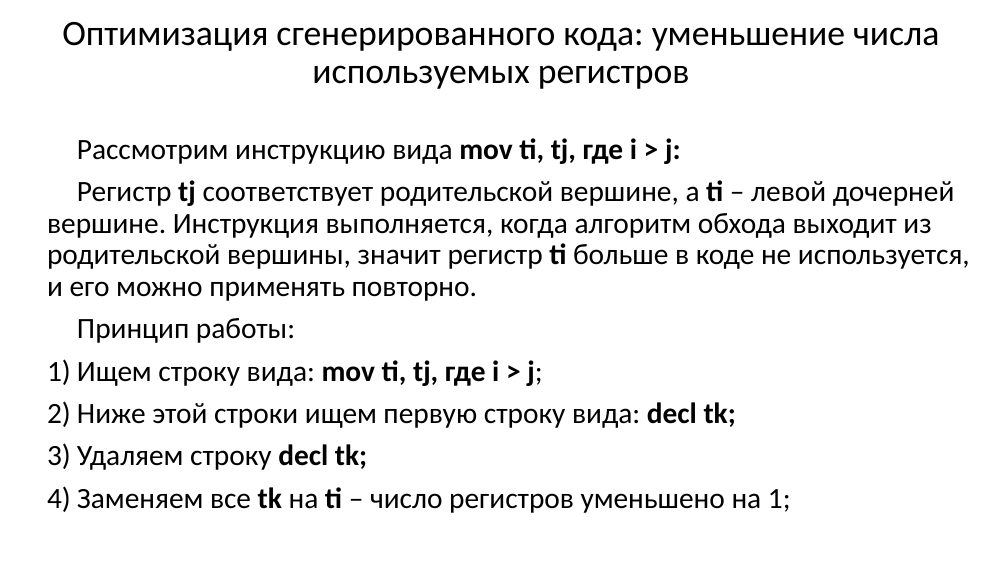
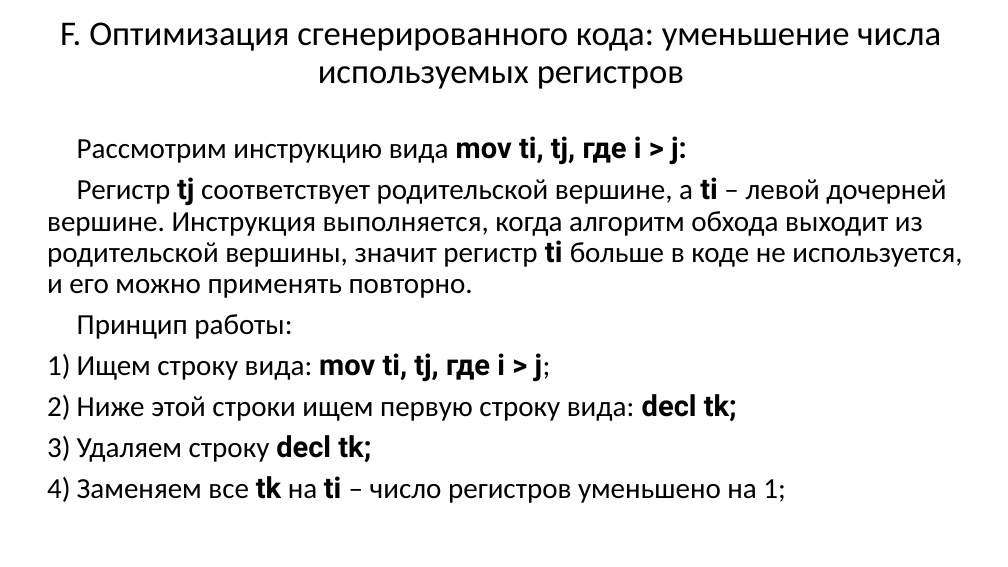
Before and after one commit to goddamnteam/korzun, a slide deck: slide 34 of task3.pptx. Drawn at 1008x567 pixels with LibreOffice and Linux fonts; fonts in the diff are those of the drawing. Boxes give left, top, right and bottom in pixels: in the first picture for what was removed or moved away, otherwise in the second. Text is boxed around its words. In the diff, an @@ line names an element or a change of style, - is before the commit and + after.

```diff
--- a/task3.pptx
+++ b/task3.pptx
@@ title at (60,22,941,89): text changed; size 33.9 to 33 pt @@
-Оптимизация сгенерированного кода: уменьшение числа используемых регистров
+F. Оптимизация сгенерированного кода: уменьшение числа используемых регистров
@@ text "Рассмотрим инструкцию вида mov ti, ..." at (47,136,962,503): size 28 to 27.7 pt; font Calibri to Roboto in "mov ti, tj, где i > j:", "tj ti ti", "mov ti, tj, где i > j;", "decl tk;" and 2 more places; indent changed; less space between paragraphs @@
```
Also in this commit, not shown: 14 other slides changed.
